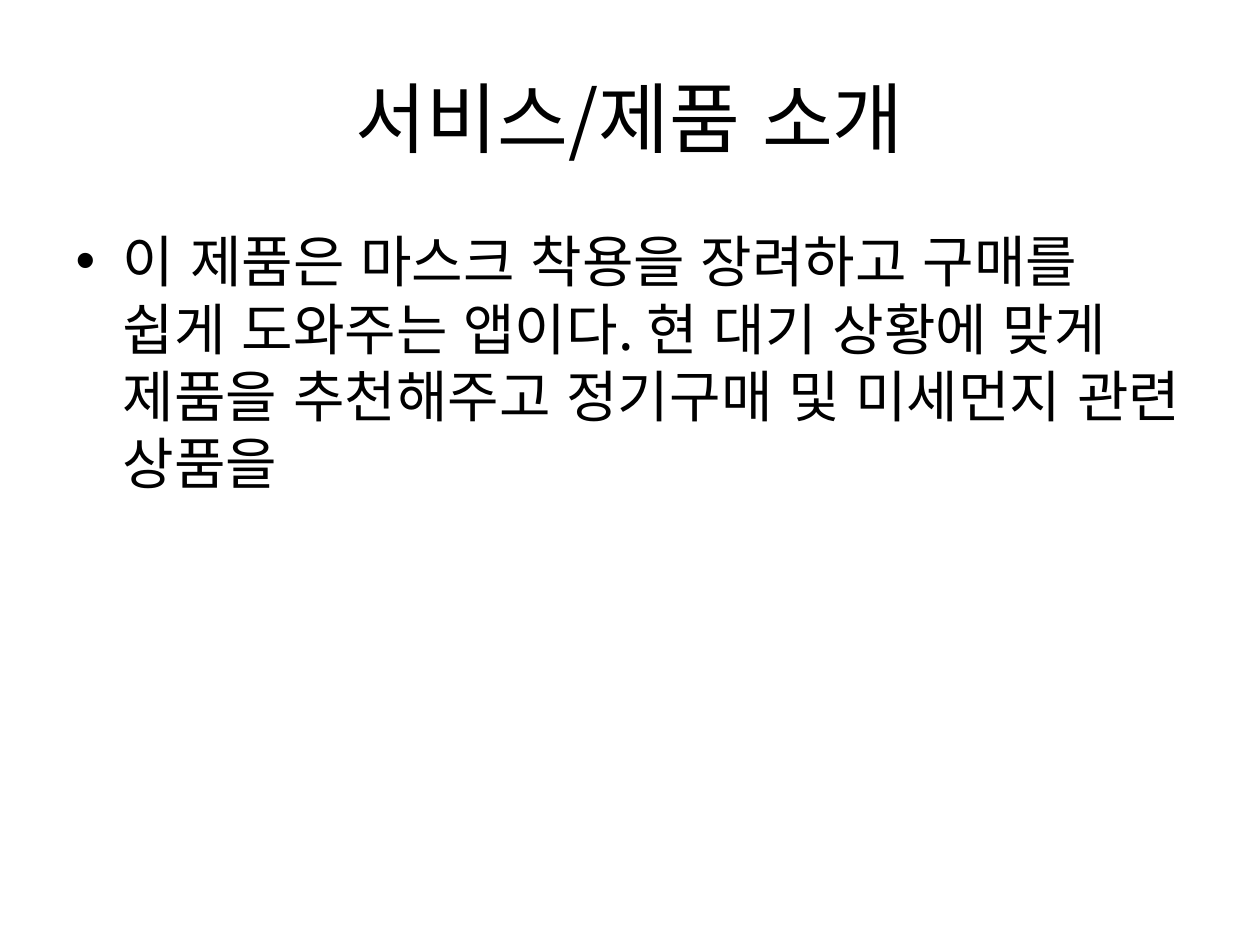
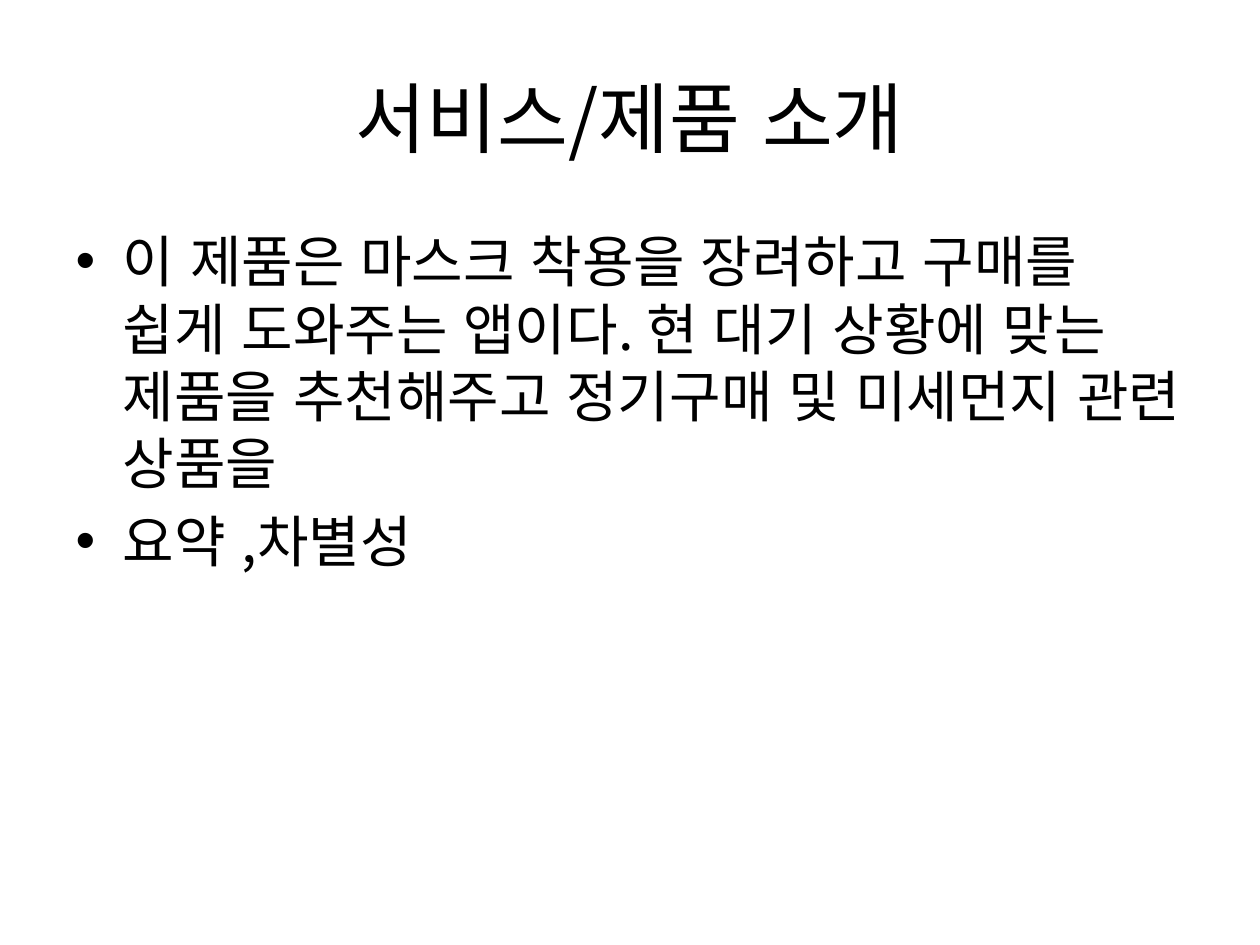
Before and after one commit to pasongsj/ideatone, a slide deck: slide 4 of ideatoneppt.pptx (slide 3 before the commit). Drawn at 1260x945 pixels with LibreOffice and Linux fonts; fonts in the diff are those of the drawing. Boxes give left, top, right and bottom in pixels: in the first picture for what was removed or moved away, otherwise in the second. Text is boxed around its words. In the diff, an @@ line names an element or a change of style, - is before the commit and + after.

Commit message:
서비스 목차 추가

```diff
--- a/ideatoneppt.pptx
+++ b/ideatoneppt.pptx
@@ text at bbox=[123, 235, 1180, 573]: text changed @@
-• 이 제품은 마스크 착용을 장려하고 구매를 쉽게 도와주는 앱이다. 현 대기 상황에 맞게 제품을 추천해주고 정기구매 및 미세먼지 관련 상품을
+• 이 제품은 마스크 착용을 장려하고 구매를 쉽게 도와주는 앱이다. 현 대기 상황에 맞는 제품을 추천해주고 정기구매 및 미세먼지 관련 상품을
+• 요약 ,차별성
```
Also in this commit, not shown: 1 slide added.
